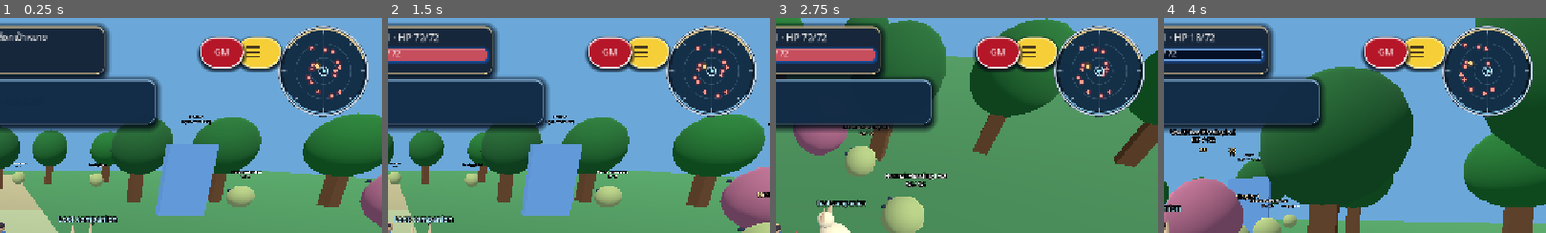
Above: before the commit, frames 1-4 (left to right).
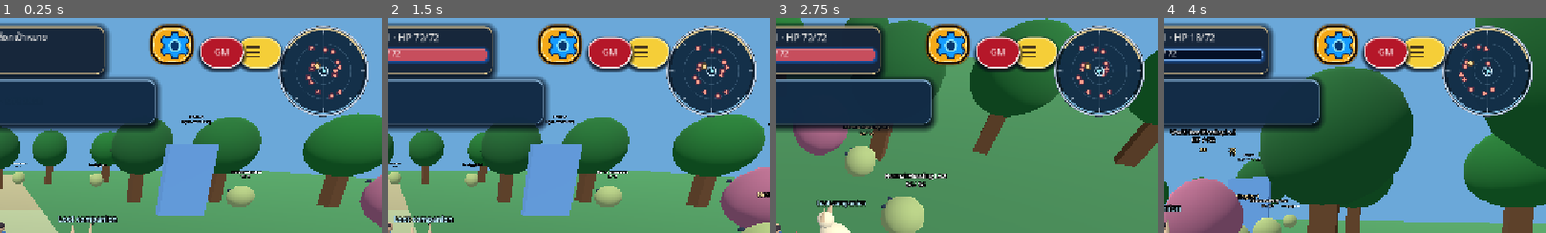
Above: after the commit, the same moments.

Repository: redfullmoon209-debug/NexTgenLeo
Game: Godot game, scene res://scenes/main.tscn
Same seed, same stepped clock (60 frames per second), same inputs: the game is played once before the commit and once after it.
Inputs (mouse positions are % of the whole screen's width and height, from its top left):
- Up to frame 1 (0.25 s): no input
- Up to frame 2 (1.5 s): click "กระโดด" at 0.5 s; tap Enter at 1.25 s; move the mouse to (72, 45) at 1.27 s; hold D from 1.28 s (still down); tap Tab at 1.35 s; click (72, 45) at 1.42 s
- Up to frame 3 (2.75 s): tap Space at 1.52 s; release D at 2 s; drag from (30, 55) to (45, 70) at 2.02 s
- Up to frame 4 (4 s): move the mouse to (60, 28) at 2.77 s; hold D 2.78-3.5 s; tap 1 at 2.85 s; click (60, 28) at 2.92 s; drag from (45, 70) to (20, 35) at 3.52 s
The pictures show only the part of the screen within x 50-100%, y 0-50%; the shares and areas given below are measured in that part.

The runs differ from the first frame. In frame 1, 2.1% of the frame differs, in the area x 38-52%, y 2-23%; in frame 2, 2.1%; in frame 3, 2.0%; in frame 4, 2.1%.
Error before the commit: Parse Error: Expected statement, found "Indent" instead. (res://scripts/settings_rich_menu.gd:61)

Commit message:
Correct Settings chevron layer indentation for Godot parser

Diff:
--- a/scripts/settings_rich_menu.gd
+++ b/scripts/settings_rich_menu.gd
@@ -58,7 +58,7 @@
 	header_arrow.expand_mode = TextureRect.EXPAND_IGNORE_SIZE
 	header_arrow.stretch_mode = TextureRect.STRETCH_KEEP_ASPECT_CENTERED
 	header_arrow.mouse_filter = Control.MOUSE_FILTER_IGNORE
-		header_content.add_child(header_arrow)
+	header_content.add_child(header_arrow)
 	panel = PanelContainer.new()
 	panel.anchor_left = 1.0
 	panel.anchor_right = 1.0
@@ -183,7 +183,7 @@
 	arrow.expand_mode = TextureRect.EXPAND_IGNORE_SIZE
 	arrow.stretch_mode = TextureRect.STRETCH_KEEP_ASPECT_CENTERED
 	arrow.mouse_filter = Control.MOUSE_FILTER_IGNORE
-		contents.add_child(arrow)
+	contents.add_child(arrow)
 
 func _input(event: InputEvent) -> void:
 	# Scoped click/touch hit area only. No fullscreen interception and no HUD changes.
